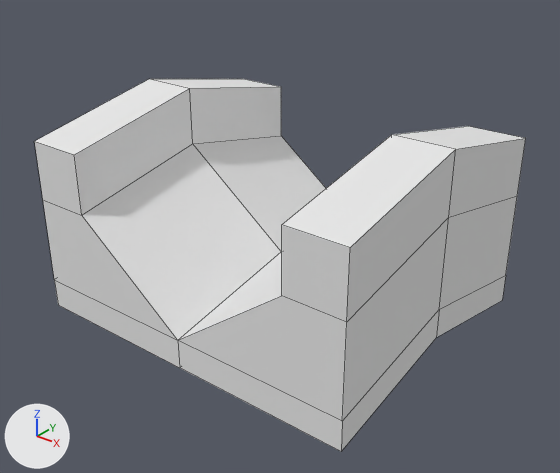
What one commit did to the Blender file Assets/Entities/Lanes/Bump.blend.
Before and after are seen from a 50 mm lens placed at (14.7, -13.45, 13.0), pointed at (0.43, 4.38, 1.95). Arrows for +X, +Y and +Z are at lower left; the lights stay in place. Mesh edges are drawn as thin lines.
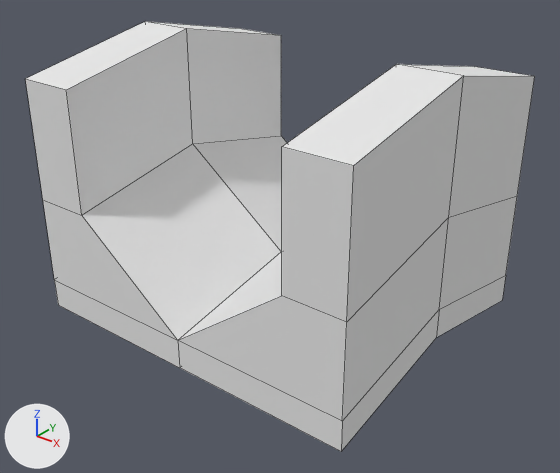
Edits to the bpy script that builds the scene:
```text
Change me_cube:
    where me_cube.from_pydata(...)  # 24 vertices, 22 faces; spans x 0.0..6.0, y 0.0..10.0, z -1.0..6.0
    used by ob_cube; location = (0.0, 0.0, 0.0)
    before: 18 (6.0, 5.0, 6.0) at pixel (455, 149), 19 (6.0, 0.0, 5.0) at pixel (350, 247), 20 (4.0, 0.0, 5.0) at pixel (281, 224), 21 (4.0, 5.0, 6.0) at pixel (391, 134), 22 (6.0, 10.0, 5.0) at pixel (525, 138)
    before: 23 (4.0, 10.0, 5.0) at pixel (468, 126)
    me_cube part 1
    add for i in [*range(18, 24)]: me_cube.vertices[i].co += Vector((0.0, 0.0, 2.0))
```

What differs and where, as boxes [x1, y1, x2, y2] in the pictures (560 x 473 px; the box of a moved part takes in the faces that stretch with it):
'Cube', reshaped (16% taller)
    before: [34, 79, 526, 451]
    after: [26, 21, 535, 451]
part 1 of me_cube, moved or reshaped
    before: [34, 79, 526, 322]
    after: [26, 21, 535, 322]
